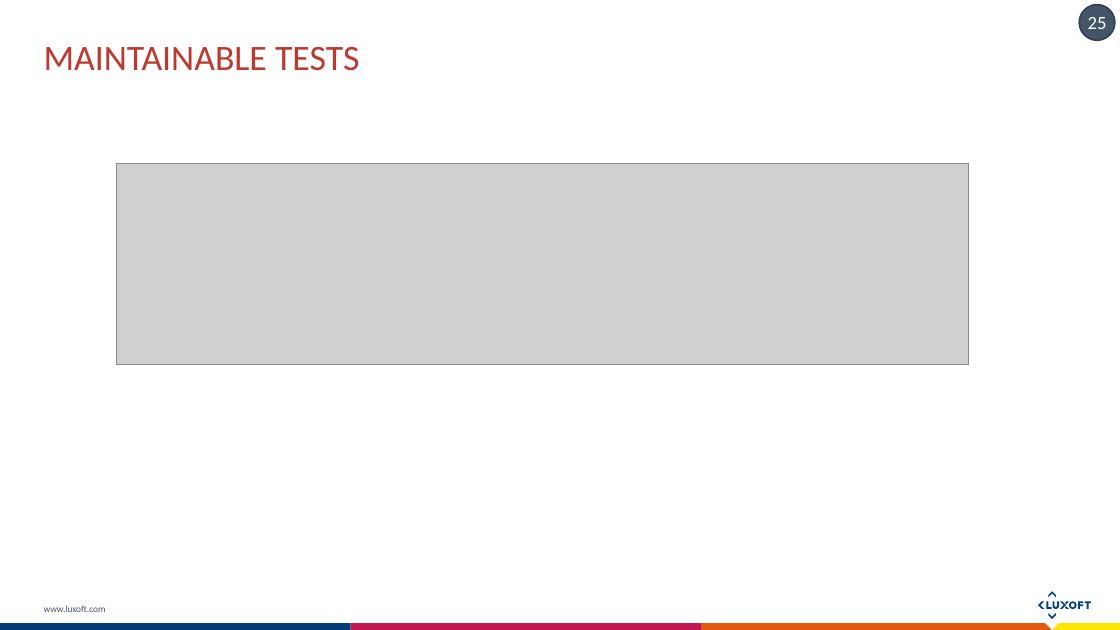
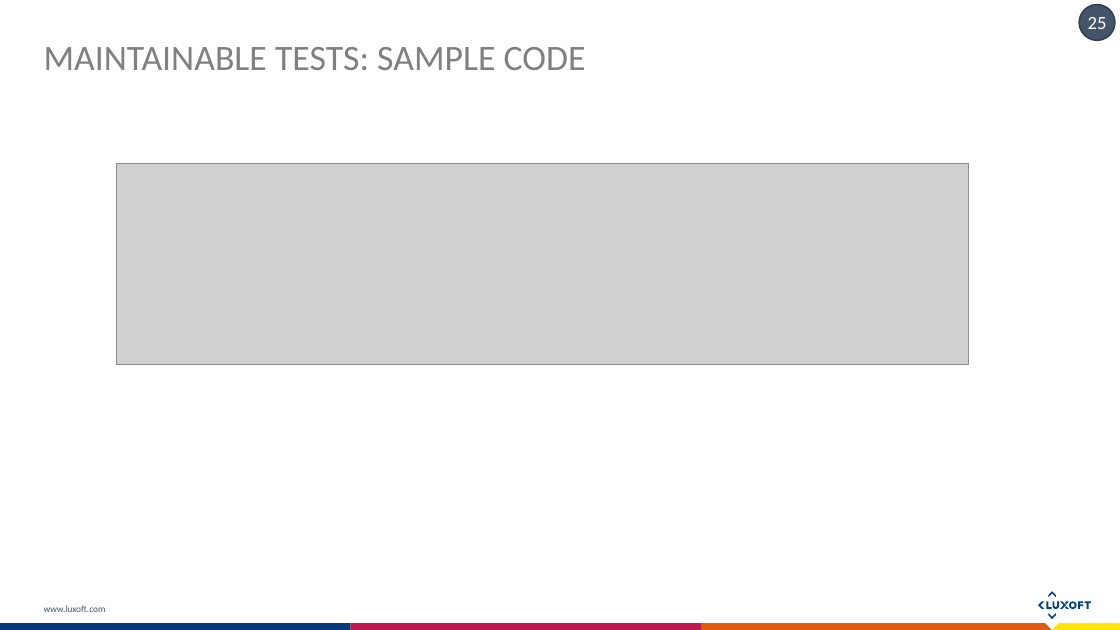
Before and after one commit to exiton3/Unit-tests-Best-Practices-Samples, a slide deck: slide 25 of Docs/Unit testing Bests practices.pptx. Drawn at 1120x630 pixels with LibreOffice and Linux fonts; fonts in the diff are those of the drawing; grey boxes stand for pictures. Boxes give left, top, right and bottom in pixels: in the first picture for what was removed or moved away, otherwise in the second. Text is boxed around its words. In the diff, an @@ line names an element or a change of style, - is before the commit and + after.

Commit message:
MakePerson Maintainable tests

```diff
--- a/Docs/Unit testing Bests practices.pptx
+++ b/Docs/Unit testing Bests practices.pptx
@@ title at <box>44,47,586,70</box>: text changed; text colour #BD392F to #808080 @@
-MAINTAINABLE TESTS
+MAINTAINABLE TESTS: SAMPLE CODE
```
Also in this commit, not shown: 2 other slides changed, 6 slides added, 5 other files.
